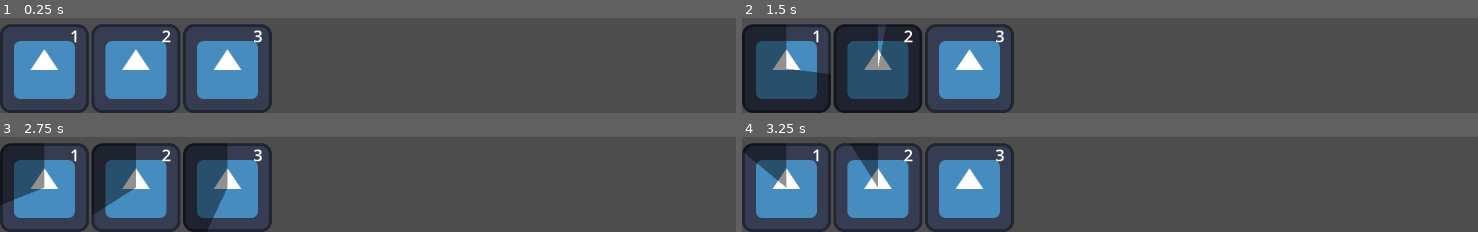
Above: before the commit, frames 1-4 (two rows, left to right).
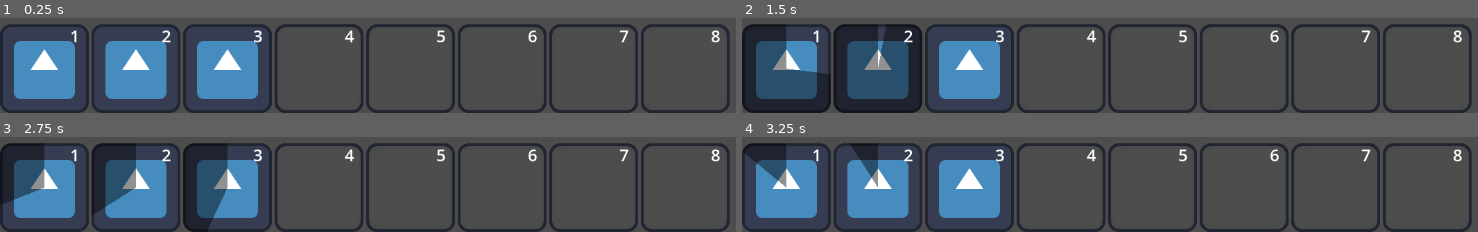
Above: after the commit, the same moments.

Repository: telmotrooper/mephistos-wrath
Game: Godot game, scene res://main.tscn
Same seed, same stepped clock (60 frames per second), same inputs: the game is played once before the commit and once after it. The engine's default icon, where the game draws it, is replaced by a stand-in: a white triangle on a blue panel in a dark square.
Inputs (mouse positions are in pixels of both pictures, inside the frame that each line leads up to):
- Up to frame 1 (0.25 s): no input
- Up to frame 2 (1.5 s): tap Enter at 0.5 s; move the mouse to (786, 68) at 0.52 s; click (786, 68) at 0.67 s; move the mouse to (874, 68) at 1.27 s; click (874, 68) at 1.42 s
- Up to frame 3 (2.75 s): move the mouse to (228, 187) at 2.02 s; click (228, 187) at 2.17 s
- Up to frame 4 (3.25 s): move the mouse to (outside the picture) at 2.77 s; click (outside the picture) at 2.92 s

The runs differ from the first frame. In frame 1, 7.3% of the frame differs, in the area x 37-100%, y 6-100%; in frame 2, 7.3%; in frame 3, 7.3%; in frame 4, 7.3%.

Commit message:
Added empty ability buttons

Diff:
--- a/ability_button.gd
+++ b/ability_button.gd
@@ -3,23 +3,27 @@
 @export var key: StringName
 @export var label: String
 @export var cooldown_time: float = 1.0
+@export var image: CompressedTexture2D
 
 var spinning := false
 var clicked := false
 
 func _ready():
 	$Label.text = label
+	texture_under = image
+	texture_progress = image
 
 func _physics_process(_delta):
-	if not spinning and (Input.is_action_just_pressed(key) or clicked):
-		spinning = true
-		print("pressed ", self.name)
+	if image:
+		if not spinning and (Input.is_action_just_pressed(key) or clicked):
+			spinning = true
+			print("pressed ", self.name)
 
-		value = 0
-		var tween = create_tween()
-		tween.tween_property(self, "value", 100, cooldown_time)
-		tween.tween_callback(func(): spinning = false)
-	clicked = false
+			value = 0
+			var tween = create_tween()
+			tween.tween_property(self, "value", 100, cooldown_time)
+			tween.tween_callback(func(): spinning = false)
+		clicked = false
 
 func _gui_input(event):
 	if event is InputEventMouseButton and event.button_index == MOUSE_BUTTON_LEFT and event.pressed:
--- a/main.tscn
+++ b/main.tscn
@@ -1,6 +1,8 @@
-[gd_scene load_steps=2 format=3 uid="uid://dd25m6it6auq0"]
+[gd_scene load_steps=4 format=3 uid="uid://dd25m6it6auq0"]
 
 [ext_resource type="PackedScene" uid="uid://dhundnaj0qca3" path="res://ability_button.tscn" id="1_65hv6"]
+[ext_resource type="Texture2D" uid="uid://dmdj47fj1vupk" path="res://icon.svg" id="2_vpf3e"]
+[ext_resource type="Texture2D" uid="uid://blrkp7rdm7rkb" path="res://no-ability.svg" id="3_awv0m"]
 
 [node name="Main" type="Control"]
 layout_mode = 3
@@ -26,14 +28,47 @@
 key = &"hotkey_1"
 label = "1"
 cooldown_time = 3.0
+image = ExtResource("2_vpf3e")
 
 [node name="AbilityButton2" parent="HBoxContainer" instance=ExtResource("1_65hv6")]
 layout_mode = 2
 key = &"hotkey_2"
 label = "2"
 cooldown_time = 2.0
+image = ExtResource("2_vpf3e")
 
 [node name="AbilityButton3" parent="HBoxContainer" instance=ExtResource("1_65hv6")]
 layout_mode = 2
 key = &"hotkey_3"
 label = "3"
+image = ExtResource("2_vpf3e")
+
+[node name="AbilityButton4" parent="HBoxContainer" instance=ExtResource("1_65hv6")]
+layout_mode = 2
+key = &"hotkey_4"
+label = "4"
+image = ExtResource("3_awv0m")
+
+[node name="AbilityButton5" parent="HBoxContainer" instance=ExtResource("1_65hv6")]
+layout_mode = 2
+key = &"hotkey_5"
+label = "5"
+image = ExtResource("3_awv0m")
+
+[node name="AbilityButton6" parent="HBoxContainer" instance=ExtResource("1_65hv6")]
+layout_mode = 2
+key = &"hotkey_6"
+label = "6"
+image = ExtResource("3_awv0m")
+
+[node name="AbilityButton7" parent="HBoxContainer" instance=ExtResource("1_65hv6")]
+layout_mode = 2
+key = &"hotkey_7"
+label = "7"
+image = ExtResource("3_awv0m")
+
+[node name="AbilityButton8" parent="HBoxContainer" instance=ExtResource("1_65hv6")]
+layout_mode = 2
+key = &"hotkey_8"
+label = "8"
+image = ExtResource("3_awv0m")
--- /dev/null
+++ b/no-ability.svg
@@ -0,0 +1,44 @@
+<?xml version="1.0" encoding="UTF-8" standalone="no"?>
+<svg
+   height="128"
+   width="128"
+   version="1.1"
+   id="svg7"
+   sodipodi:docname="no-ability.svg"
+   inkscape:version="1.3 (0e150ed6c4, 2023-07-21)"
+   xmlns:inkscape="http://www.inkscape.org/namespaces/inkscape"
+   xmlns:sodipodi="http://sodipodi.sourceforge.net/DTD/sodipodi-0.dtd"
+   xmlns="http://www.w3.org/2000/svg"
+   xmlns:svg="http://www.w3.org/2000/svg">
+  <defs
+     id="defs7" />
+  <sodipodi:namedview
+     id="namedview7"
+     pagecolor="#ffffff"
+     bordercolor="#000000"
+     borderopacity="0.25"
+     inkscape:showpageshadow="2"
+     inkscape:pageopacity="0.0"
+     inkscape:pagecheckerboard="0"
+     inkscape:deskcolor="#d1d1d1"
+     inkscape:zoom="6.4921875"
+     inkscape:cx="63.922984"
+     inkscape:cy="76.322503"
+     inkscape:window-width="1920"
+     inkscape:window-height="1020"
+     inkscape:window-x="1920"
+     inkscape:window-y="0"
+     inkscape:window-maximized="1"
+     inkscape:current-layer="svg7" />
+  <rect
+     x="2"
+     y="2"
+     width="124"
+     height="124"
+     rx="14"
+     fill="#363d52"
+     stroke="#212532"
+     stroke-width="4"
+     id="rect1"
+     style="fill:#363d52;fill-opacity:0.01811887" />
+</svg>
--- a/project.godot
+++ b/project.godot
@@ -32,3 +32,38 @@
 "events": [Object(InputEventKey,"resource_local_to_scene":false,"resource_name":"","device":-1,"window_id":0,"alt_pressed":false,"shift_pressed":false,"ctrl_pressed":false,"meta_pressed":false,"pressed":false,"keycode":0,"physical_keycode":51,"key_label":0,"unicode":51,"echo":false,"script":null)
 ]
 }
+hotkey_4={
+"deadzone": 0.5,
+"events": [Object(InputEventKey,"resource_local_to_scene":false,"resource_name":"","device":-1,"window_id":0,"alt_pressed":false,"shift_pressed":false,"ctrl_pressed":false,"meta_pressed":false,"pressed":false,"keycode":0,"physical_keycode":52,"key_label":0,"unicode":52,"echo":false,"script":null)
+]
+}
+hotkey_5={
+"deadzone": 0.5,
+"events": [Object(InputEventKey,"resource_local_to_scene":false,"resource_name":"","device":-1,"window_id":0,"alt_pressed":false,"shift_pressed":false,"ctrl_pressed":false,"meta_pressed":false,"pressed":false,"keycode":0,"physical_keycode":53,"key_label":0,"unicode":53,"echo":false,"script":null)
+]
+}
+hotkey_6={
+"deadzone": 0.5,
+"events": [Object(InputEventKey,"resource_local_to_scene":false,"resource_name":"","device":-1,"window_id":0,"alt_pressed":false,"shift_pressed":false,"ctrl_pressed":false,"meta_pressed":false,"pressed":false,"keycode":0,"physical_keycode":54,"key_label":0,"unicode":54,"echo":false,"script":null)
+]
+}
+hotkey_7={
+"deadzone": 0.5,
+"events": [Object(InputEventKey,"resource_local_to_scene":false,"resource_name":"","device":-1,"window_id":0,"alt_pressed":false,"shift_pressed":false,"ctrl_pressed":false,"meta_pressed":false,"pressed":false,"keycode":0,"physical_keycode":55,"key_label":0,"unicode":55,"echo":false,"script":null)
+]
+}
+hotkey_8={
+"deadzone": 0.5,
+"events": [Object(InputEventKey,"resource_local_to_scene":false,"resource_name":"","device":-1,"window_id":0,"alt_pressed":false,"shift_pressed":false,"ctrl_pressed":false,"meta_pressed":false,"pressed":false,"keycode":0,"physical_keycode":56,"key_label":0,"unicode":56,"echo":false,"script":null)
+]
+}
+hotkey_9={
+"deadzone": 0.5,
+"events": [Object(InputEventKey,"resource_local_to_scene":false,"resource_name":"","device":-1,"window_id":0,"alt_pressed":false,"shift_pressed":false,"ctrl_pressed":false,"meta_pressed":false,"pressed":false,"keycode":0,"physical_keycode":57,"key_label":0,"unicode":57,"echo":false,"script":null)
+]
+}
+hotkey_0={
+"deadzone": 0.5,
+"events": [Object(InputEventKey,"resource_local_to_scene":false,"resource_name":"","device":-1,"window_id":0,"alt_pressed":false,"shift_pressed":false,"ctrl_pressed":false,"meta_pressed":false,"pressed":false,"keycode":0,"physical_keycode":48,"key_label":0,"unicode":48,"echo":false,"script":null)
+]
+}
Not shown, added: no-ability.svg.import
